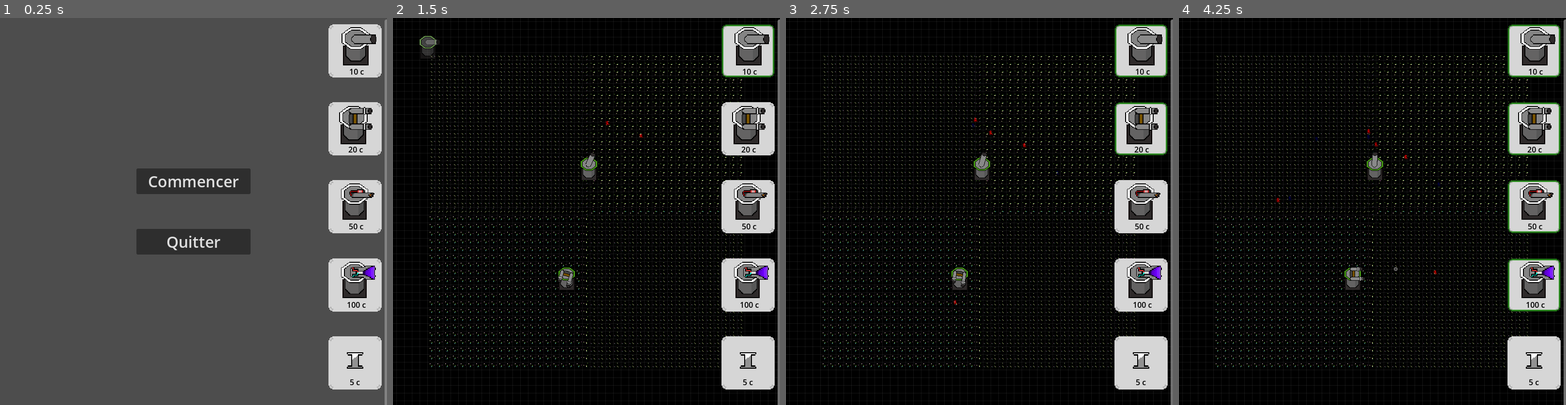
Above: before the commit, frames 1-4 (left to right).
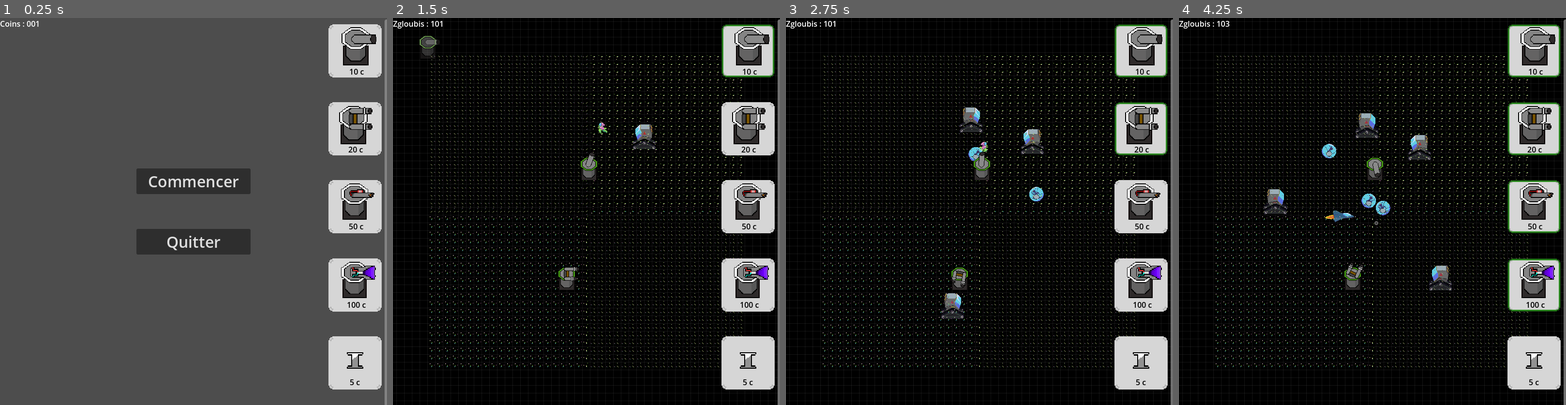
Above: after the commit, the same moments.

Repository: Cax36940/WonderJamDogot
Game: Godot game, scene res://main.tscn
Two runs of this game, one before a commit and one after it. Both use one fixed random seed, a clock stepped at 60 frames per second and the inputs below.
Inputs (mouse positions are in pixels of both pictures, inside the frame that each line leads up to):
- Up to frame 1 (0.25 s): no input
- Up to frame 2 (1.5 s): click "Commencer" at 0.5 s; click (749, 56) at 1.25 s
- Up to frame 3 (2.75 s): click (1142, 134) at 2 s
- Up to frame 4 (4.25 s): click (1535, 211) at 2.75 s; click (1535, 292) at 3.5 s

The runs differ from the first frame. In frame 1, less than 0.1% of the frame differs, in the area x 0-10%, y 0-3%; in frame 2, 0.5%; in frame 3, 1.1%; in frame 4, 1.7%, in the area x 0-71%, y 0-71%.

Commit message:
lots of shit

Diff:
--- a/ennemies/ennemies.gd
+++ b/ennemies/ennemies.gd
@@ -14,13 +14,22 @@
 	#velocity = parent.global_position - global_position
 	#velocity = velocity.normalized() * speed
 	global_position += velocity * delta
+	if velocity.x >= 0:
+		$Icon.flip_h = true
+	else: $Icon.flip_h = false
 	#if (parent.global_position - global_position).length() < 0.1 :
 		#queue_free()
 
 func setup1():
-	speed = 50
-	modulate = Color(1,0,0)
+	speed = 2
+	$Icon.play("Crawler")
 
 func setup2():
-	speed = 100
-	modulate = Color(0,0,1)
+	speed = 4
+	$Icon.play("Ball")
+func setup3():
+	speed = 0.5
+	$Icon.play("Mecha")
+func setup4():
+	speed = 7
+	$Icon.play("Flyer")
--- a/ennemies/ennemies.tscn
+++ b/ennemies/ennemies.tscn
@@ -1,7 +1,127 @@
-[gd_scene load_steps=4 format=3 uid="uid://dk1jkxnnd418q"]
+[gd_scene load_steps=21 format=3 uid="uid://dk1jkxnnd418q"]
 
 [ext_resource type="Script" path="res://ennemies/ennemies.gd" id="1_24r05"]
-[ext_resource type="Texture2D" uid="uid://b3x8ea25yemf3" path="res://icon.svg" id="2_uksee"]
+[ext_resource type="Texture2D" uid="uid://bpv3cx11n3v6h" path="res://sprite/Aliens/Ball_man/BallMan.png" id="2_62f0v"]
+[ext_resource type="Texture2D" uid="uid://dad7f1dcuduh4" path="res://sprite/Aliens/Tentacle_crawler/Tentacle_crawler_SpriteSheet.png" id="2_orrsq"]
+[ext_resource type="Texture2D" uid="uid://bf8nyjvm6memq" path="res://sprite/Aliens/Giant_Roller/Giant_roller.png" id="4_hlncj"]
+[ext_resource type="Texture2D" uid="uid://pm0c23r3f0og" path="res://sprite/Aliens/Flying/Flyer.png" id="4_mu8bb"]
+
+[sub_resource type="AtlasTexture" id="AtlasTexture_3dcdj"]
+atlas = ExtResource("2_62f0v")
+region = Rect2(0, 0, 64, 64)
+
+[sub_resource type="AtlasTexture" id="AtlasTexture_nok0h"]
+atlas = ExtResource("2_62f0v")
+region = Rect2(64, 0, 64, 64)
+
+[sub_resource type="AtlasTexture" id="AtlasTexture_ubtr6"]
+atlas = ExtResource("2_62f0v")
+region = Rect2(128, 0, 64, 64)
+
+[sub_resource type="AtlasTexture" id="AtlasTexture_baw55"]
+atlas = ExtResource("2_62f0v")
+region = Rect2(192, 0, 64, 64)
+
+[sub_resource type="AtlasTexture" id="AtlasTexture_ul0md"]
+atlas = ExtResource("2_orrsq")
+region = Rect2(0, 0, 64, 64)
+
+[sub_resource type="AtlasTexture" id="AtlasTexture_dxiuc"]
+atlas = ExtResource("2_orrsq")
+region = Rect2(64, 0, 64, 64)
+
+[sub_resource type="AtlasTexture" id="AtlasTexture_ip8yt"]
+atlas = ExtResource("2_orrsq")
+region = Rect2(128, 0, 64, 64)
+
+[sub_resource type="AtlasTexture" id="AtlasTexture_la42q"]
+atlas = ExtResource("2_orrsq")
+region = Rect2(192, 0, 64, 64)
+
+[sub_resource type="AtlasTexture" id="AtlasTexture_gc6xc"]
+atlas = ExtResource("4_mu8bb")
+region = Rect2(0, 0, 128, 64)
+
+[sub_resource type="AtlasTexture" id="AtlasTexture_m7t61"]
+atlas = ExtResource("4_mu8bb")
+region = Rect2(128, 0, 128, 64)
+
+[sub_resource type="AtlasTexture" id="AtlasTexture_gicof"]
+atlas = ExtResource("4_hlncj")
+region = Rect2(0, 0, 128, 128)
+
+[sub_resource type="AtlasTexture" id="AtlasTexture_8a7a4"]
+atlas = ExtResource("4_hlncj")
+region = Rect2(128, 0, 128, 128)
+
+[sub_resource type="AtlasTexture" id="AtlasTexture_pqimh"]
+atlas = ExtResource("4_hlncj")
+region = Rect2(256, 0, 128, 128)
+
+[sub_resource type="SpriteFrames" id="SpriteFrames_334p3"]
+animations = [{
+"frames": [{
+"duration": 1.0,
+"texture": SubResource("AtlasTexture_3dcdj")
+}, {
+"duration": 1.0,
+"texture": SubResource("AtlasTexture_nok0h")
+}, {
+"duration": 1.0,
+"texture": SubResource("AtlasTexture_ubtr6")
+}, {
+"duration": 1.0,
+"texture": SubResource("AtlasTexture_baw55")
+}],
+"loop": true,
+"name": &"Ball",
+"speed": 5.0
+}, {
+"frames": [{
+"duration": 1.0,
+"texture": SubResource("AtlasTexture_ul0md")
+}, {
+"duration": 1.0,
+"texture": SubResource("AtlasTexture_dxiuc")
+}, {
+"duration": 1.0,
+"texture": SubResource("AtlasTexture_ip8yt")
+}, {
+"duration": 1.0,
+"texture": SubResource("AtlasTexture_la42q")
+}, {
+"duration": 1.0,
+"texture": SubResource("AtlasTexture_dxiuc")
+}],
+"loop": true,
+"name": &"Crawler",
+"speed": 5.0
+}, {
+"frames": [{
+"duration": 1.0,
+"texture": SubResource("AtlasTexture_gc6xc")
+}, {
+"duration": 1.0,
+"texture": SubResource("AtlasTexture_m7t61")
+}],
+"loop": true,
+"name": &"Flyer",
+"speed": 5.0
+}, {
+"frames": [{
+"duration": 1.0,
+"texture": SubResource("AtlasTexture_gicof")
+}, {
+"duration": 1.0,
+"texture": SubResource("AtlasTexture_8a7a4")
+}, {
+"duration": 1.0,
+"texture": SubResource("AtlasTexture_pqimh")
+}],
+"loop": true,
+"name": &"Mecha",
+"speed": 5.0
+}]
 
 [sub_resource type="RectangleShape2D" id="RectangleShape2D_uyyn3"]
 size = Vector2(128, 129)
@@ -9,9 +129,12 @@
 [node name="ennemies" type="Node2D"]
 script = ExtResource("1_24r05")
 
-[node name="Icon" type="Sprite2D" parent="."]
-modulate = Color(0.956082, 0.244301, 0.304096, 1)
-texture = ExtResource("2_uksee")
+[node name="Icon" type="AnimatedSprite2D" parent="."]
+position = Vector2(3.8147e-06, -3.8147e-06)
+scale = Vector2(2.5, 2.5)
+sprite_frames = SubResource("SpriteFrames_334p3")
+animation = &"Flyer"
+frame_progress = 0.780433
 
 [node name="Area2D" type="Area2D" parent="."]
 
--- a/ennemies/spawner.gd
+++ b/ennemies/spawner.gd
@@ -24,8 +24,13 @@
 	instance.position.x = 200 * cos(random_value)
 	instance.position.y = 200 * sin(random_value)
 	instance.scale *= 0.2
-	if randi_range(0,1) == 0:
+	var random_ennemy: int = randi_range(0,3)
+	if random_ennemy == 0 :
 		instance.setup1()
+	elif random_ennemy == 1 :
+		instance.setup2()
+	elif random_ennemy == 2:
+		instance.setup3()
 	else:
-		instance.setup2()
+		instance.setup4()
 	add_child(instance)
--- /dev/null
+++ b/global.tscn
@@ -0,0 +1,6 @@
+[gd_scene load_steps=2 format=3 uid="uid://d3c47f2upivye"]
+
+[ext_resource type="Script" path="res://global_node.gd" id="1_olr2k"]
+
+[node name="Global" type="Node"]
+script = ExtResource("1_olr2k")
--- /dev/null
+++ b/global_node.gd
@@ -0,0 +1,14 @@
+extends Node
+
+# Quantite de coins de depart
+var coin_total = 100
+
+
+# Called when the node enters the scene tree for the first time.
+func _ready() -> void:
+	pass # Replace with function body.
+
+
+# Called every frame. 'delta' is the elapsed time since the previous frame.
+func _process(delta: float) -> void:
+	pass
--- /dev/null
+++ b/menu/shop_menu/coin_count.gd
@@ -0,0 +1,12 @@
+extends Label
+
+
+
+# Called when the node enters the scene tree for the first time.
+func _ready() -> void:
+	pass # Replace with function body.
+
+
+# Called every frame. 'delta' is the elapsed time since the previous frame.
+func _process(delta: float) -> void:
+	$".".text = "Zgloubis : " + str(GlobalNode.coin_total)
--- a/menu/shop_menu/shop_button.gd
+++ b/menu/shop_menu/shop_button.gd
@@ -2,6 +2,10 @@
 
 @onready var world = get_node("/root/Main/World/")
 
+
+
+
+var cost: int = 10
 # Called when the node enters the scene tree for the first time.
 func _ready() -> void:
 	pass # Replace with function body.
--- a/menu/shop_menu/shop_menu.tscn
+++ b/menu/shop_menu/shop_menu.tscn
@@ -1,15 +1,16 @@
-[gd_scene load_steps=11 format=3 uid="uid://c8rha5ngjw3br"]
-
-[ext_resource type="Texture2D" uid="uid://dnyx8rv6kt002" path="res://sprite/Bouton/shop_button.png" id="1_pqsj3"]
+[gd_scene load_steps=12 format=3 uid="uid://c8rha5ngjw3br"]
+
+[ext_resource type="Texture2D" uid="uid://6aehdee1qfy8" path="res://sprite/Bouton/shop_button.png" id="1_pqsj3"]
 [ext_resource type="Script" path="res://menu/shop_menu/shop_button.gd" id="2_3t67b"]
-[ext_resource type="Texture2D" uid="uid://dlcfaqmj8aarr" path="res://sprite/Bouton/shop_button_pressed.png" id="2_dv3bh"]
-[ext_resource type="Texture2D" uid="uid://1ul6ld1uwnsl" path="res://sprite/Bouton/shop_button_hover.png" id="3_et80b"]
-[ext_resource type="Texture2D" uid="uid://d0mnhqcxtspv6" path="res://sprite/Bouton/shop_button_disabled.png" id="4_a7q0x"]
-[ext_resource type="Texture2D" uid="uid://bjnuvvm4opt7h" path="res://sprite/shop/iconCanon.png" id="6_5j1lb"]
-[ext_resource type="Texture2D" uid="uid://bksde2tsuvh5v" path="res://sprite/shop/iconDoubleCanon.png" id="7_ttqcd"]
-[ext_resource type="Texture2D" uid="uid://c6dj8jmllrtmq" path="res://sprite/shop/iconLanceFlamme.png" id="8_u8n1y"]
-[ext_resource type="Texture2D" uid="uid://b1w3elehavm3b" path="res://sprite/shop/iconCanonPlasma.png" id="9_necqf"]
-[ext_resource type="Texture2D" uid="uid://dryxee3fi3yn2" path="res://sprite/barriere/iconBarriere.png" id="10_cllt0"]
+[ext_resource type="Texture2D" uid="uid://cci3j4jopg4gl" path="res://sprite/Bouton/shop_button_pressed.png" id="2_dv3bh"]
+[ext_resource type="Texture2D" uid="uid://cya2ss8q6snti" path="res://sprite/Bouton/shop_button_hover.png" id="3_et80b"]
+[ext_resource type="Texture2D" uid="uid://bduihtnw7ea3k" path="res://sprite/Bouton/shop_button_disabled.png" id="4_a7q0x"]
+[ext_resource type="Texture2D" uid="uid://d241csgm22bmr" path="res://sprite/shop/iconCanon.png" id="6_5j1lb"]
+[ext_resource type="Texture2D" uid="uid://ma7j5bqmaqyi" path="res://sprite/shop/iconDoubleCanon.png" id="7_ttqcd"]
+[ext_resource type="Texture2D" uid="uid://bw2ebwhr5r8ps" path="res://sprite/shop/iconLanceFlamme.png" id="8_u8n1y"]
+[ext_resource type="Texture2D" uid="uid://dojb4trbsln5y" path="res://sprite/shop/iconCanonPlasma.png" id="9_necqf"]
+[ext_resource type="Texture2D" uid="uid://6juv5y8i7y61" path="res://sprite/barriere/iconBarriere.png" id="10_cllt0"]
+[ext_resource type="Script" path="res://menu/shop_menu/coin_count.gd" id="11_3c1gm"]
 
 [node name="ShopMenu" type="Control"]
 layout_mode = 3
@@ -220,6 +221,12 @@
 horizontal_alignment = 1
 vertical_alignment = 1
 
+[node name="Coin_Count" type="Label" parent="CanvasLayer"]
+offset_right = 40.0
+offset_bottom = 23.0
+text = "Coins : 001"
+script = ExtResource("11_3c1gm")
+
 [connection signal="pressed" from="CanvasLayer/Shop/ShopColumn/iconCanon" to="CanvasLayer/Shop/ShopColumn/iconCanon" method="_on_pressed"]
 [connection signal="pressed" from="CanvasLayer/Shop/ShopColumn/iconDoubleCanon" to="CanvasLayer/Shop/ShopColumn/iconDoubleCanon" method="_on_pressed"]
 [connection signal="pressed" from="CanvasLayer/Shop/ShopColumn/iconLanceFlamme" to="CanvasLayer/Shop/ShopColumn/iconCanon" method="_on_pressed"]
--- a/pathfinding/pathfinding.gd
+++ b/pathfinding/pathfinding.gd
@@ -24,7 +24,8 @@
 	for child in spawner.get_children():
 		var curr_cell = grid.grid[int(child.global_position.y / 16)][int(child.global_position.x / 16)]
 		var old_velocity = child.velocity
-		child.velocity = curr_cell.direction * 16
+		child.velocity = curr_cell.direction * 16 * child.speed
+
 		if old_velocity != child.velocity:
 			print(int(child.global_position.y / 16)," ",int(child.global_position.x / 16))
 			print("NNNNNo")
--- a/project.godot
+++ b/project.godot
@@ -14,6 +14,10 @@
 run/main_scene="res://main.tscn"
 config/features=PackedStringArray("4.3", "Forward Plus")
 config/icon="res://icon.svg"
+
+[autoload]
+
+GlobalNode="*res://global_node.gd"
 
 [display]
 
--- a/tower/bullet.gd
+++ b/tower/bullet.gd
@@ -20,4 +20,5 @@
 func _on_area_2d_area_entered(area: Area2D) -> void:
 	# Replace with function body.
 	area.get_parent().queue_free()
+	GlobalNode.coin_total += 1
 	queue_free()
--- a/tower/tower_canon.gd
+++ b/tower/tower_canon.gd
@@ -15,7 +15,7 @@
 # Called when the node enters the scene tree for the first time.
 var liste_ennemi = []
 
-
+var place_cost : int = 10
 var range : int = 200
 var damage : int = 1
 var hp : int = 200
--- a/tower/tower_canonDouble.gd
+++ b/tower/tower_canonDouble.gd
@@ -14,7 +14,7 @@
 # Called when the node enters the scene tree for the first time.
 var liste_ennemi = []
 
-
+var place_cost : int = 20
 var range : int = 200
 var damage : int = 1
 var hp : int = 200
--- a/world.gd
+++ b/world.gd
@@ -89,12 +89,18 @@
 
 func spawn_object_at_pos(pos : Vector2):
 	if mouse_object_container.get_child_count() > 0 :
+
 		var object : GridObject = mouse_object_container.get_child(0)
 		if is_pos_free(pos, object.width, object.height):
 			var instance : GridObject = object.duplicate()
-			instance.modulate.a = 1.0
-			instance.z_index = int(instance.position.y / 16)
-			grid_object_container.add_child(instance)
+
+			#Si on a assez d'argent, effectue le code, et reduit l'argent
+			if GlobalNode.coin_total >= instance.place_cost:
+				GlobalNode.coin_total -= instance.place_cost
+				print("BOUGHT   " + str(instance))
+				instance.modulate.a = 1.0
+				instance.z_index = int(instance.position.y / 16)
+				grid_object_container.add_child(instance)
 
 func overlap(min_pos1 : Vector2, max_pos1 : Vector2, min_pos2 : Vector2, max_pos2 : Vector2):
 	if min_pos1.x >= max_pos2.x or min_pos2.x >= max_pos1.x :
@@ -112,6 +118,7 @@
 func buy_object(string : String):
 	for i in range(0, obstacle_name_list.size()):
 		if string == obstacle_name_list[i]:
+
 			clear_mouse_object()
 			var instance : GridObject = obstacle_scene_list[i].instantiate()
 			instance.modulate.a = 0.5
Binary file added: sprite/Aliens/Flying/Flyer.aseprite
Binary file added: sprite/Aliens/Flying/Flyer.png
Not shown: 1 places in tower/base_tower.tscn that only renumber resources
Not shown: 1 places in tower/tower_canon.tscn that only renumber resources
Not shown: 1 places in tower/tower_canonDouble.tscn that only renumber resources
Not shown, added: sprite/END_SCREEN/PAGE_1.kra
Not shown, added: sprite/END_SCREEN/PAGE_1.kra~
Not shown, added: sprite/END_SCREEN/end_screen_2.kra
